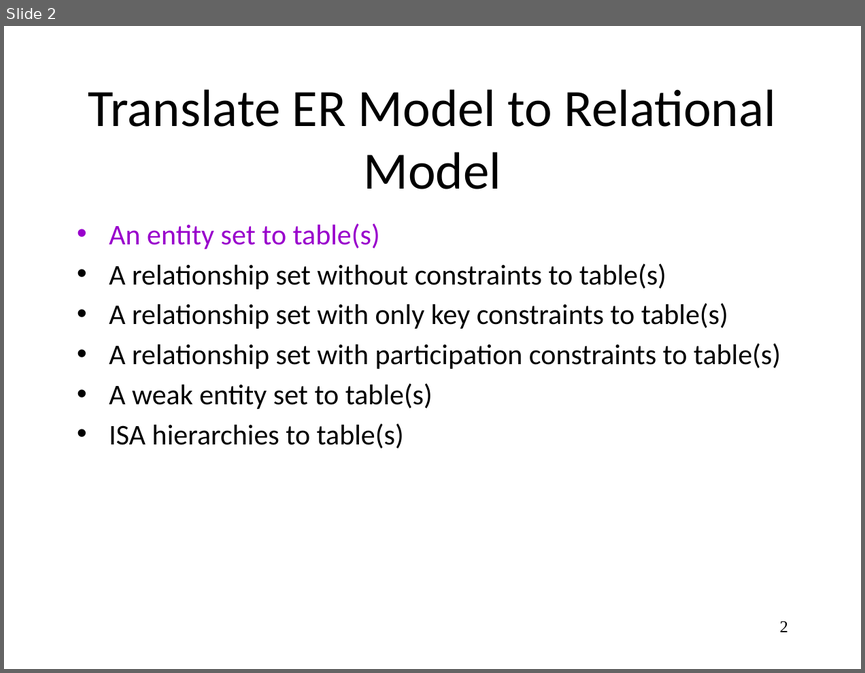
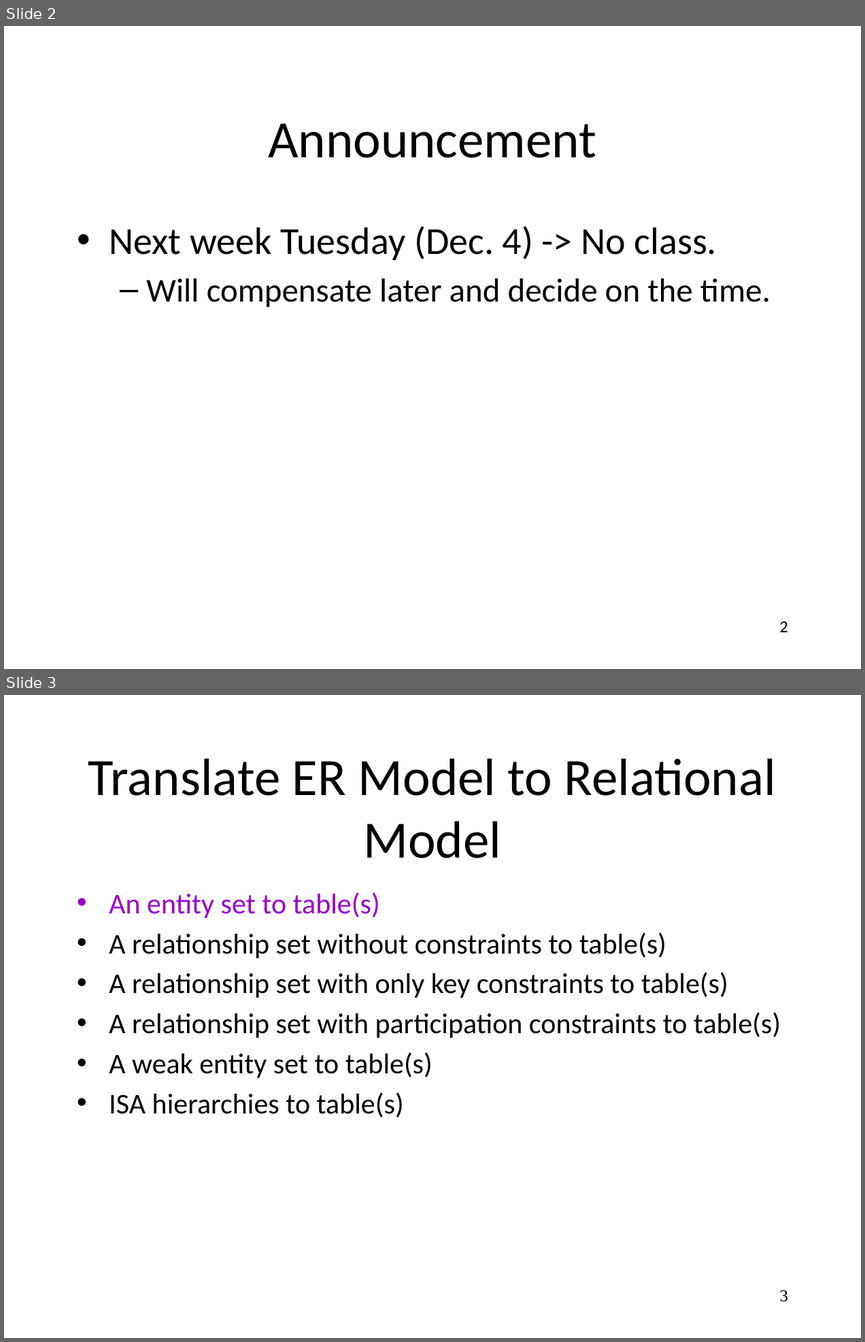
Before and after one commit to yazduni-cs/database-fall2018, a slide deck: lectures/lecture19/Lecture_19_ER_to_Relational.pptx. Shown one above the other, each under a label of ours: slide 2 before the commit, slides 2 and 3 after it. The pictures are 865x673 and 865x1342 pixels, drawn with LibreOffice and Linux fonts; fonts in the diff are those of the drawing. Boxes give left, top, right and bottom in pixels: in the first picture for what was removed or moved away, otherwise in the second. Text is boxed around its words. In the diff, an @@ line names an element or a change of style, - is before the commit and + after.

```diff
--- a/lectures/lecture19/Lecture_19_ER_to_Relational.pptx
+++ b/lectures/lecture19/Lecture_19_ER_to_Relational.pptx
@@ slide 2 added at box(4, 26, 861, 669), background #FFFFFF @@
@@ title added at box(268, 123, 596, 158), 44 pt, text #000000 @@
+Announcement
@@ text added at box(109, 226, 770, 307), 28 pt, text #000000 @@
+• Next week Tuesday (Dec. 4) -> No class.
+  – Will compensate later and decide on the time.
@@ page number added at box(779, 621, 787, 632), 14 pt, text #000000 @@
+2
@@ what was slide 2 is now slide 3 @@
@@ page number at box(780, 1289, 788, 1302): text changed @@
-2
+3
```
Also in this commit, not shown: 1 slide changed.
